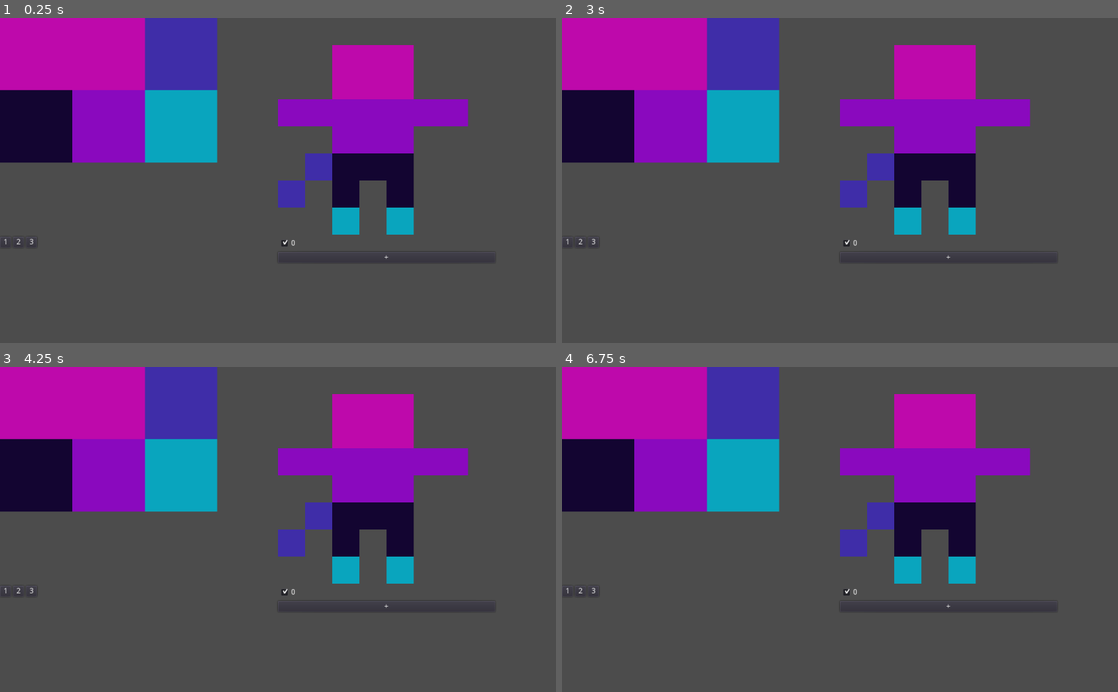
Above: before the commit, frames 1-4 (two rows, left to right).
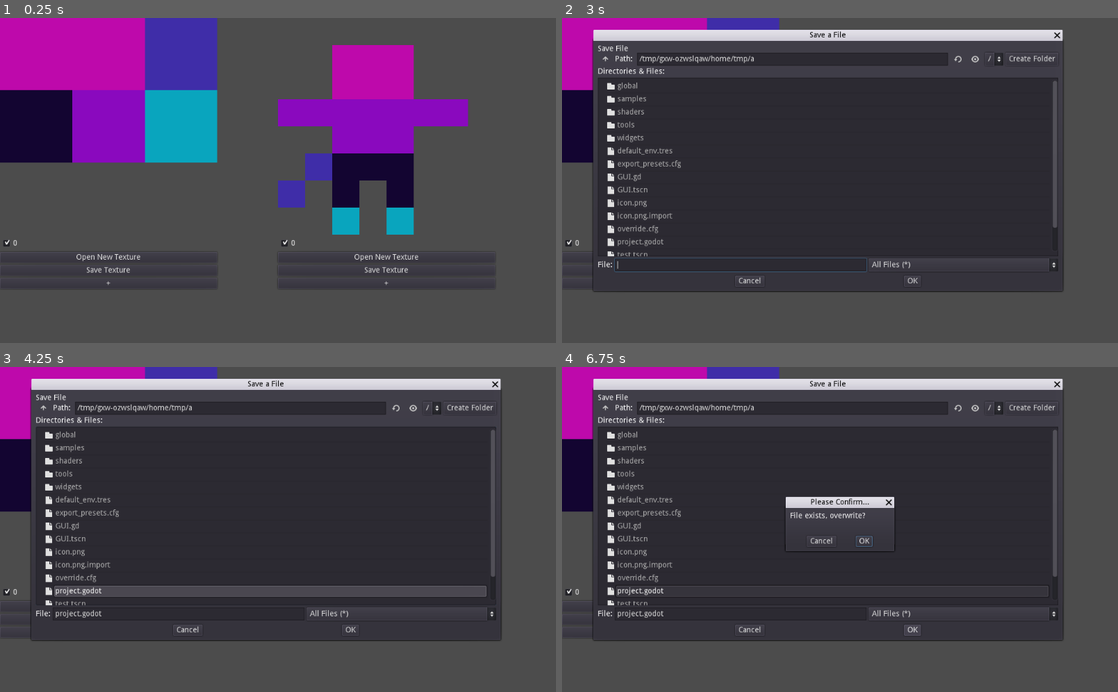
Above: after the commit, the same moments.

Repository: 13hnguyen/Octopixel
Game: Godot game, scene res://GUI.tscn
Two runs of this game, one before a commit and one after it. Both use one fixed random seed, a clock stepped at 60 frames per second and the inputs below. The engine's default icon, where the game draws it, is replaced by a stand-in: a white triangle on a blue panel in a dark square.
Inputs (mouse positions are in pixels of both pictures, inside the frame that each line leads up to):
- Up to frame 1 (0.25 s): no input
- Up to frame 2 (3 s): click (567, 242) at 0.5 s, where only the run before the commit has a clickable "1"; click (578, 242) at 1.25 s, where only the run before the commit has a clickable "2"; click (595, 242) at 2 s, where only the run before the commit has a clickable "3"; click (673, 271) at 2.75 s, where only the run after the commit has a clickable "Save Texture"
- Up to frame 3 (4.25 s): click "0" at 3.5 s
- Up to frame 4 (6.75 s): click "+" at 4.25 s; click (673, 607) at 5 s, where only the run after the commit has a clickable "Open New Texture"; click (673, 607) at 5.75 s, where only the run after the commit has a clickable "Open New Texture"; click (912, 630) at 6.5 s, where only the run after the commit has a clickable "OK"

The runs differ from the first frame. In frame 1, 0.4% of the frame differs, in the area x 0-76%, y 67-83%; in frame 2, 61%, in the area x 0-91%, y 3-85%; in frame 3, 59%; in frame 4, 57%.

Commit message:
yess

Diff:
--- a/GUI.gd
+++ b/GUI.gd
@@ -5,8 +5,9 @@
 # Called when the node enters the scene tree for the first time.
 func _ready() -> void:
 	#$DuplicateTool.canvas = $AnimationWidget.canvas
-	$TextureSelectonTool.canvas = $TextureWidget.canvas
-	$TextureSelectonTool.targetCanvas = $AnimationWidget.canvas
+	#$TextureSelectonTool.canvas = $TextureWidget.canvas
+	$ToolbarWidget.update_animation_canvas($AnimationWidget.canvas)
+	$ToolbarWidget.update_texture_canvas($TextureWidget.canvas)
 
 	yield(get_tree(), "idle_frame")
 
--- a/GUI.tscn
+++ b/GUI.tscn
@@ -2,8 +2,8 @@
 
 [ext_resource path="res://widgets/TextureWidget.tscn" type="PackedScene" id=1]
 [ext_resource path="res://widgets/AnimationWidget.tscn" type="PackedScene" id=2]
+[ext_resource path="res://widgets/ToolbarWidget.tscn" type="PackedScene" id=3]
 [ext_resource path="res://GUI.gd" type="Script" id=4]
-[ext_resource path="res://tools/TextureSelectonTool.tscn" type="PackedScene" id=6]
 
 [node name="GUI" type="Control"]
 anchor_right = 1.0
@@ -19,6 +19,10 @@
 anchor_right = 0.5
 margin_right = 442.0
 
-[node name="TextureSelectonTool" parent="." instance=ExtResource( 6 )]
+[node name="ToolbarWidget" parent="." instance=ExtResource( 3 )]
+anchor_right = 1.0
+anchor_bottom = 1.0
+margin_right = 0.0
+margin_bottom = -200.0
 
 [connection signal="frame_changed" from="TextureWidget" to="." method="_on_TextureWidget_frame_changed"]
--- a/tools/DefaultTool.tscn
+++ b/tools/DefaultTool.tscn
@@ -8,6 +8,7 @@
 script = ExtResource( 1 )
 
 [node name="Buffer" type="TextureRect" parent="."]
+visible = false
 anchor_top = 1.0
 anchor_bottom = 1.0
 margin_top = -40.0
--- a/tools/DuplicateTool.gd
+++ b/tools/DuplicateTool.gd
@@ -7,7 +7,7 @@
 
 func _ready() -> void:
 	._ready()
-	isActive = true
+	isActive = false
 
 func start(pos:Vector2) -> void:
 	posStart = pos
--- a/tools/SelectionTool.tscn
+++ b/tools/SelectionTool.tscn
@@ -8,7 +8,6 @@
 script = ExtResource( 2 )
 
 [node name="Buffer" parent="." index="0"]
-visible = false
 anchor_top = 0.0
 anchor_right = 1.0
 margin_top = 0.0
--- a/tools/TextureSelectonTool.gd
+++ b/tools/TextureSelectonTool.gd
@@ -34,11 +34,9 @@
 	isActive = true
 
 func start(pos:Vector2) -> void:
-	print("start ", pos)
 	posStart = pos
 
 func startTarget(pos:Vector2) -> void:
-	print("target ", pos)
 	targetPosStart = pos
 	directionLeft = pos
 
@@ -71,7 +69,6 @@
 func apply() -> void:
 	if rect.position.x >= 0.0 and rect.position.y >= 0.0:
 
-		print("applied ", rect.position, rect.size)
 		targetCanvas.image.blend_rect(targetImageBuffer,Rect2(Vector2.ZERO,targetCanvas.image.get_size()), rect.position)
 		targetCanvas.update()
 
@@ -90,7 +87,6 @@
 	if canvas and targetCanvas and isActive:
 		### RIGHT BUTTON ###
 		if Input.is_action_just_pressed("right_click"):
-			print("right_click pressed")
 			var coord = canvas.mouse_coordinates()
 			if coord.x in range(canvas.get_size().x) and coord.y in range(canvas.get_size().y):
 				isPressed = true
@@ -124,7 +120,6 @@
 				end()
 
 		if Input.is_action_just_released("left_click"):
-			print("left_click released")
 			isPressedLeft = false
 			var otherCoord = targetCanvas.mouse_coordinates()
 			move(otherCoord)
--- a/widgets/AnimationWidget.gd
+++ b/widgets/AnimationWidget.gd
@@ -2,6 +2,9 @@
 
 onready var canvas: DefaultCanvas = $"%AnimationCanvas"
 onready var frameBox: HBoxContainer = $VBoxContainer/Frames
+
+onready var openDialog: FileDialog = $OpenFileDialog
+onready var saveDialog: FileDialog = $SaveFileDialog
 
 onready var emptyFrame: PackedScene = preload("res://widgets/Frame.tscn")
 
@@ -10,20 +13,48 @@
 var frames: Array
 
 func _ready() -> void:
-	frames.append($VBoxContainer/Frames/Frame1)
+	canvas.new_frame()
+	_create_Frame_check()
 
 func update_texture(imgTexture: ImageTexture):
 	canvas.update_texture(imgTexture)
 
+
 func _on_frame_changed(num: int) -> void:
 	frames[currentFrame].pressed = 0
+	frames[num].pressed = 1
 	canvas.change_frame(num)
 	currentFrame = num
 
-func new_frame() -> void:
+func _create_Frame_check() -> void:
 	var newFrame = emptyFrame.instance()
+
 	newFrame.frameNumber = frames.size()
 	frames.append(newFrame)
 	newFrame.connect("frame_changed", self,"_on_frame_changed")
 	frameBox.add_child(newFrame)
+
+	newFrame._on_CheckBox_pressed()
+
+func _on_New_Frame_pressed() -> void:
+
 	canvas.new_frame()
+	_create_Frame_check()
+
+
+func _on_Open_pressed() -> void:
+	openDialog.popup()
+
+
+func _on_Save_pressed() -> void:
+	saveDialog.popup()
+
+
+func _on_OpenFileDialog_files_selected(paths: PoolStringArray) -> void:
+	for path in paths:
+		canvas.load_frame(path)
+		_create_Frame_check()
+
+
+func _on_SaveFileDialog_files_selected(paths: PoolStringArray) -> void:
+	pass # Replace with function body.
--- a/widgets/AnimationWidget.tscn
+++ b/widgets/AnimationWidget.tscn
@@ -1,7 +1,6 @@
-[gd_scene load_steps=4 format=2]
+[gd_scene load_steps=3 format=2]
 
 [ext_resource path="res://widgets/AnimationCanvas.tscn" type="PackedScene" id=1]
-[ext_resource path="res://widgets/Frame.tscn" type="PackedScene" id=2]
 [ext_resource path="res://widgets/AnimationWidget.gd" type="Script" id=3]
 
 [node name="AnimationWidget" type="Control"]
@@ -22,6 +21,7 @@
 size = Vector2( 400, 400 )
 handle_input_locally = false
 render_target_update_mode = 3
+gui_disable_input = true
 
 [node name="AnimationCanvas" parent="VBoxContainer/AnimationViewport/Viewport" instance=ExtResource( 1 )]
 unique_name_in_owner = true
@@ -29,19 +29,54 @@
 [node name="Frames" type="HBoxContainer" parent="VBoxContainer"]
 margin_top = 404.0
 margin_right = 400.0
+margin_bottom = 404.0
+
+[node name="Open" type="Button" parent="VBoxContainer"]
+margin_top = 408.0
+margin_right = 400.0
 margin_bottom = 428.0
+text = "Open New Texture"
 
-[node name="Frame1" parent="VBoxContainer/Frames" instance=ExtResource( 2 )]
-pressed = true
-frameNumber = 0
-
-[node name="New Frame" type="Button" parent="VBoxContainer"]
+[node name="Save" type="Button" parent="VBoxContainer"]
 margin_top = 432.0
 margin_right = 400.0
 margin_bottom = 452.0
+text = "Save Texture"
+
+[node name="New Frame" type="Button" parent="VBoxContainer"]
+margin_top = 456.0
+margin_right = 400.0
+margin_bottom = 476.0
 focus_mode = 0
 enabled_focus_mode = 0
 text = "+"
 
-[connection signal="frame_changed" from="VBoxContainer/Frames/Frame1" to="." method="_on_frame_changed"]
-[connection signal="pressed" from="VBoxContainer/New Frame" to="." method="new_frame"]
+[node name="OpenFileDialog" type="FileDialog" parent="."]
+anchor_right = 1.0
+anchor_bottom = 1.0
+margin_left = 89.0
+margin_top = 53.0
+margin_right = -101.0
+margin_bottom = -87.0
+window_title = "Open File(s)"
+resizable = true
+dialog_text = "Open Files"
+mode = 1
+access = 2
+filters = PoolStringArray( "*.png" )
+
+[node name="SaveFileDialog" type="FileDialog" parent="."]
+anchor_right = 1.0
+anchor_bottom = 1.0
+margin_left = 89.0
+margin_top = 53.0
+margin_right = -109.0
+margin_bottom = -97.0
+dialog_text = "Save File"
+access = 2
+
+[connection signal="pressed" from="VBoxContainer/Open" to="." method="_on_Open_pressed"]
+[connection signal="pressed" from="VBoxContainer/Save" to="." method="_on_Save_pressed"]
+[connection signal="pressed" from="VBoxContainer/New Frame" to="." method="_on_New_Frame_pressed"]
+[connection signal="files_selected" from="OpenFileDialog" to="." method="_on_OpenFileDialog_files_selected"]
+[connection signal="files_selected" from="SaveFileDialog" to="." method="_on_SaveFileDialog_files_selected"]
--- a/widgets/DefaultCanvas.gd
+++ b/widgets/DefaultCanvas.gd
@@ -49,7 +49,6 @@
 func initialize_texture() -> void:
 	imageTexture = ImageTexture.new()
 	load_image("")
-	frames.append(image)
 
 
 func load_image(path: String) -> void:
@@ -103,6 +102,7 @@
 
 func change_selection(newRect: Rect2) -> void:
 
+	selectionImage.copy_from(image)
 	selectionImage.fill(Color(0,0,0,0))
 	selectionImage.fill_rect(newRect, Color(1,1,1,1))
 
--- a/widgets/TextureCanvas.gd
+++ b/widgets/TextureCanvas.gd
@@ -3,6 +3,3 @@
 # Called when the node enters the scene tree for the first time.
 func _ready() -> void:
 	._ready()
-
-	load_frame("res://samples/texture2.png")
-	load_frame("res://samples/texture3.png")
--- a/widgets/TextureWidget.gd
+++ b/widgets/TextureWidget.gd
@@ -3,24 +3,64 @@
 signal frame_changed(texture)
 
 onready var canvas: DefaultCanvas = $"%TextureCanvas"
+onready var frameBox: HBoxContainer = $VBoxContainer/Frames
+
+onready var openDialog: FileDialog = $OpenFileDialog
+onready var saveDialog: FileDialog = $SaveFileDialog
+
+onready var emptyFrame: PackedScene = preload("res://widgets/Frame.tscn")
+
+var currentFrame: int = 0
+
+var frames: Array
+
+func _ready() -> void:
+	canvas.new_frame()
+	_create_Frame_check()
+
+func update_texture(imgTexture: ImageTexture):
+	canvas.update_texture(imgTexture)
 
 
-func _ready() -> void:
+func _on_frame_changed(num: int) -> void:
+	frames[currentFrame].pressed = 0
+	frames[num].pressed = 1
+	canvas.change_frame(num)
+	currentFrame = num
+
+func _create_Frame_check() -> void:
+	var newFrame = emptyFrame.instance()
+
+	newFrame.frameNumber = frames.size()
+	frames.append(newFrame)
+	newFrame.connect("frame_changed", self,"_on_frame_changed")
+	frameBox.add_child(newFrame)
+
+	newFrame._on_CheckBox_pressed()
+
+func _on_New_Frame_pressed() -> void:
+
+	canvas.new_frame()
+	_create_Frame_check()
+
+
+func _on_Open_pressed() -> void:
+	openDialog.popup()
+
+
+func _on_Save_pressed() -> void:
+	saveDialog.popup()
+
+
+func _on_OpenFileDialog_files_selected(paths: PoolStringArray) -> void:
+	for path in paths:
+		canvas.load_frame(path)
+		_create_Frame_check()
+
+
+func _on_SaveFileDialog_files_selected(paths: PoolStringArray) -> void:
 	pass # Replace with function body.
-
 
 
 func _on_TextureCanvas_frame_changed() -> void:
 	emit_signal("frame_change", canvas.imageTexture)
-
-
-func _on_Frame1_pressed() -> void:
-	canvas.change_frame(1)
-
-
-func _on_Frame2_pressed() -> void:
-	canvas.change_frame(2)
-
-
-func _on_Frame3_pressed() -> void:
-	canvas.change_frame(3)
--- a/widgets/TextureWidget.tscn
+++ b/widgets/TextureWidget.tscn
@@ -9,44 +9,74 @@
 script = ExtResource( 2 )
 
 [node name="VBoxContainer" type="VBoxContainer" parent="."]
-margin_right = 40.0
-margin_bottom = 40.0
+anchor_right = 1.0
+anchor_bottom = 1.0
 
 [node name="TextureViewport" type="ViewportContainer" parent="VBoxContainer"]
-margin_right = 400.0
+margin_right = 1024.0
 margin_bottom = 400.0
 
 [node name="Viewport" type="Viewport" parent="VBoxContainer/TextureViewport"]
 size = Vector2( 400, 400 )
 handle_input_locally = false
 render_target_update_mode = 3
+gui_disable_input = true
 
 [node name="TextureCanvas" parent="VBoxContainer/TextureViewport/Viewport" instance=ExtResource( 1 )]
 unique_name_in_owner = true
 
-[node name="HBoxContainer" type="HBoxContainer" parent="VBoxContainer"]
+[node name="Frames" type="HBoxContainer" parent="VBoxContainer"]
 margin_top = 404.0
-margin_right = 400.0
-margin_bottom = 424.0
+margin_right = 1024.0
+margin_bottom = 404.0
 
-[node name="Frame1" type="Button" parent="VBoxContainer/HBoxContainer"]
-margin_right = 20.0
-margin_bottom = 20.0
-text = "1"
+[node name="Open" type="Button" parent="VBoxContainer"]
+margin_top = 408.0
+margin_right = 1024.0
+margin_bottom = 428.0
+text = "Open New Texture"
 
-[node name="Frame2" type="Button" parent="VBoxContainer/HBoxContainer"]
-margin_left = 24.0
-margin_right = 44.0
-margin_bottom = 20.0
-text = "2"
+[node name="Save" type="Button" parent="VBoxContainer"]
+margin_top = 432.0
+margin_right = 1024.0
+margin_bottom = 452.0
+text = "Save Texture"
 
-[node name="Frame3" type="Button" parent="VBoxContainer/HBoxContainer"]
+[node name="New Frame" type="Button" parent="VBoxContainer"]
+margin_top = 456.0
+margin_right = 1024.0
+margin_bottom = 476.0
+focus_mode = 0
+enabled_focus_mode = 0
+text = "+"
+
+[node name="OpenFileDialog" type="FileDialog" parent="."]
+anchor_right = 1.0
+anchor_bottom = 1.0
 margin_left = 48.0
-margin_right = 68.0
-margin_bottom = 20.0
-text = "3"
+margin_top = 40.0
+margin_right = -123.0
+margin_bottom = -46.0
+window_title = "Open File(s)"
+resizable = true
+dialog_text = "Open Files"
+mode = 1
+access = 2
+filters = PoolStringArray( "*.png" )
+
+[node name="SaveFileDialog" type="FileDialog" parent="."]
+anchor_right = 1.0
+anchor_bottom = 1.0
+margin_left = 58.0
+margin_top = 42.0
+margin_right = -102.0
+margin_bottom = -96.0
+dialog_text = "Save File"
+access = 2
 
 [connection signal="frame_changed" from="VBoxContainer/TextureViewport/Viewport/TextureCanvas" to="." method="_on_TextureCanvas_frame_changed"]
-[connection signal="pressed" from="VBoxContainer/HBoxContainer/Frame1" to="." method="_on_Frame1_pressed"]
-[connection signal="pressed" from="VBoxContainer/HBoxContainer/Frame2" to="." method="_on_Frame2_pressed"]
-[connection signal="pressed" from="VBoxContainer/HBoxContainer/Frame3" to="." method="_on_Frame3_pressed"]
+[connection signal="pressed" from="VBoxContainer/Open" to="." method="_on_Open_pressed"]
+[connection signal="pressed" from="VBoxContainer/Save" to="." method="_on_Save_pressed"]
+[connection signal="pressed" from="VBoxContainer/New Frame" to="." method="_on_New_Frame_pressed"]
+[connection signal="files_selected" from="OpenFileDialog" to="." method="_on_OpenFileDialog_files_selected"]
+[connection signal="files_selected" from="SaveFileDialog" to="." method="_on_SaveFileDialog_files_selected"]
--- /dev/null
+++ b/widgets/ToolbarWidget.gd
@@ -0,0 +1,14 @@
+extends Control
+
+var textureCanvas: DefaultCanvas
+var animationCanvas: DefaultCanvas
+
+func update_texture_canvas(canva: DefaultCanvas):
+	textureCanvas = canva
+	$TextureSelectonTool.canvas = canva
+
+func update_animation_canvas(canva: DefaultCanvas):
+	animationCanvas = canva
+	$SelectionTool.canvas = canva
+	$DuplicateTool.canvas = canva
+	$TextureSelectonTool.targetCanvas = canva
--- /dev/null
+++ b/widgets/ToolbarWidget.tscn
@@ -0,0 +1,17 @@
+[gd_scene load_steps=5 format=2]
+
+[ext_resource path="res://tools/TextureSelectonTool.tscn" type="PackedScene" id=1]
+[ext_resource path="res://tools/SelectionTool.tscn" type="PackedScene" id=2]
+[ext_resource path="res://tools/DuplicateTool.tscn" type="PackedScene" id=3]
+[ext_resource path="res://widgets/ToolbarWidget.gd" type="Script" id=4]
+
+[node name="ToolbarWidget" type="Control"]
+margin_right = 40.0
+margin_bottom = 40.0
+script = ExtResource( 4 )
+
+[node name="SelectionTool" parent="." instance=ExtResource( 2 )]
+
+[node name="DuplicateTool" parent="." instance=ExtResource( 3 )]
+
+[node name="TextureSelectonTool" parent="." instance=ExtResource( 1 )]
